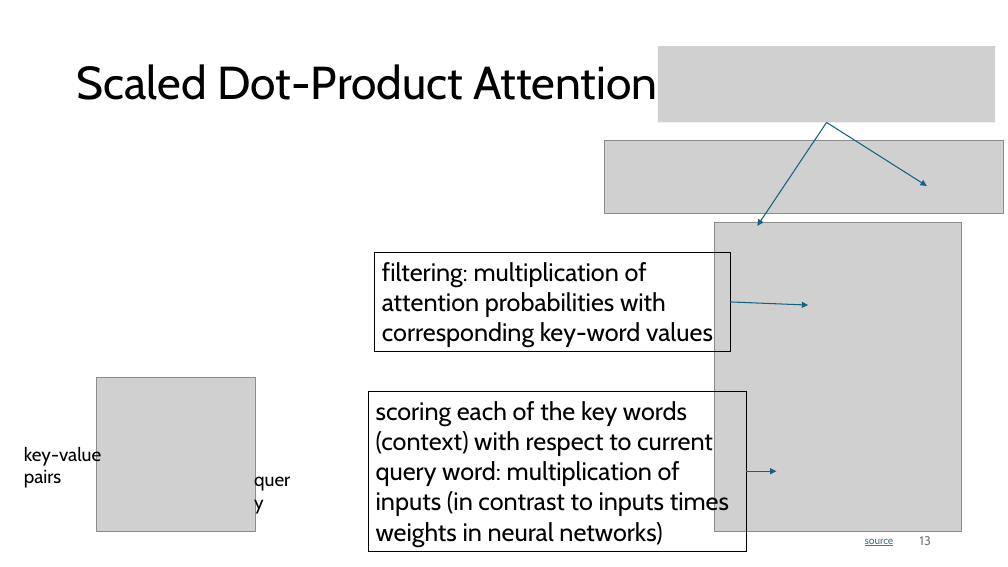
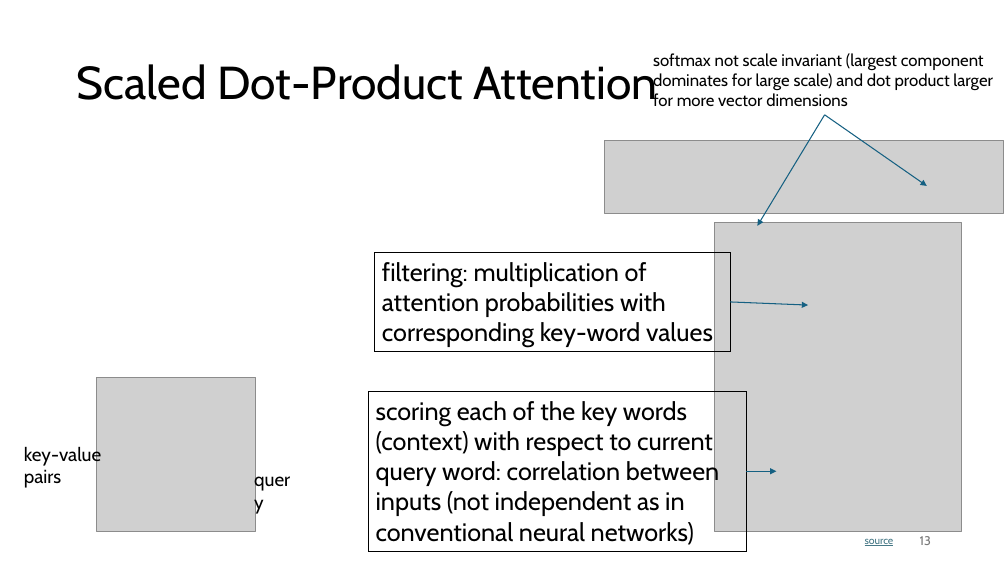
Before and after one commit to FelixWick/language_models, a slide deck: slide 13 of slides/2_transformer.pptx. Drawn at 1008x567 pixels with LibreOffice and Linux fonts; fonts in the diff are those of the drawing; grey boxes stand for pictures. Boxes give left, top, right and bottom in pixels: in the first picture for what was removed or moved away, otherwise in the second. Text is boxed around its words. In the diff, an @@ line names an element or a change of style, - is before the commit and + after.

```diff
--- a/slides/2_transformer.pptx
+++ b/slides/2_transformer.pptx
@@ text added at box(653, 53, 993, 107), 16 pt, text #000000 @@
+softmax not scale invariant (largest component dominates for large scale) and dot product larger for more vector dimensions
@@ picture removed at box(658, 46, 995, 123) @@
@@ arrow moved from (827, 123) - (758, 226) to (825, 115) - (758, 226) @@
@@ arrow moved from (827, 123) - (927, 186) to (825, 115) - (927, 186) @@
@@ text in rectangle at box(376, 401, 719, 545): text changed @@
-scoring each of the key words (context) with respect to current query word: multiplication of inputs (in contrast to inputs times weights in neural networks)
+scoring each of the key words (context) with respect to current query word: correlation between inputs (not independent as in conventional neural networks)
```
Also in this commit, not shown: 10 other slides changed, 12 slides added, 2 slides removed, 4 other files.
